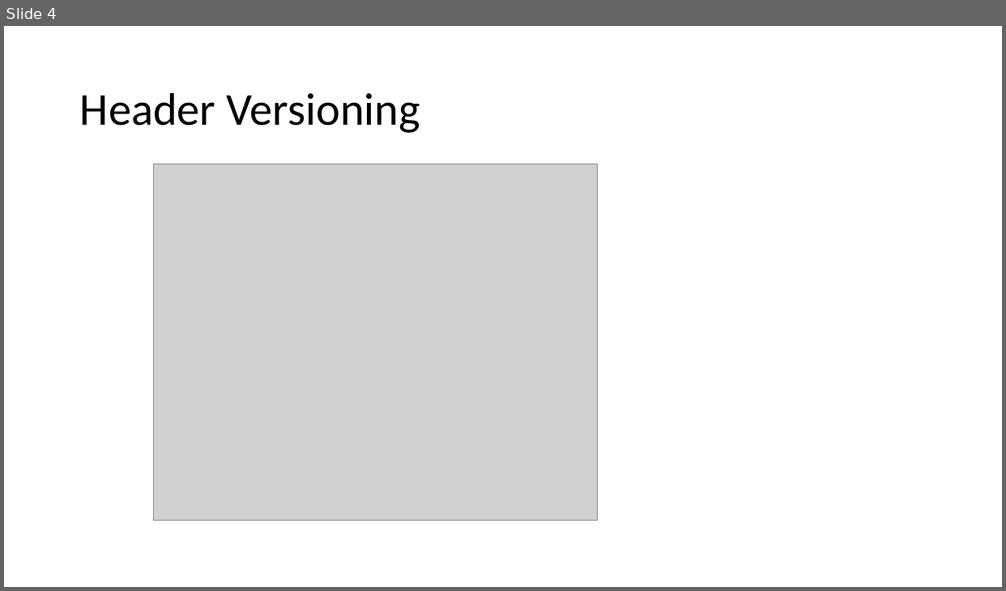
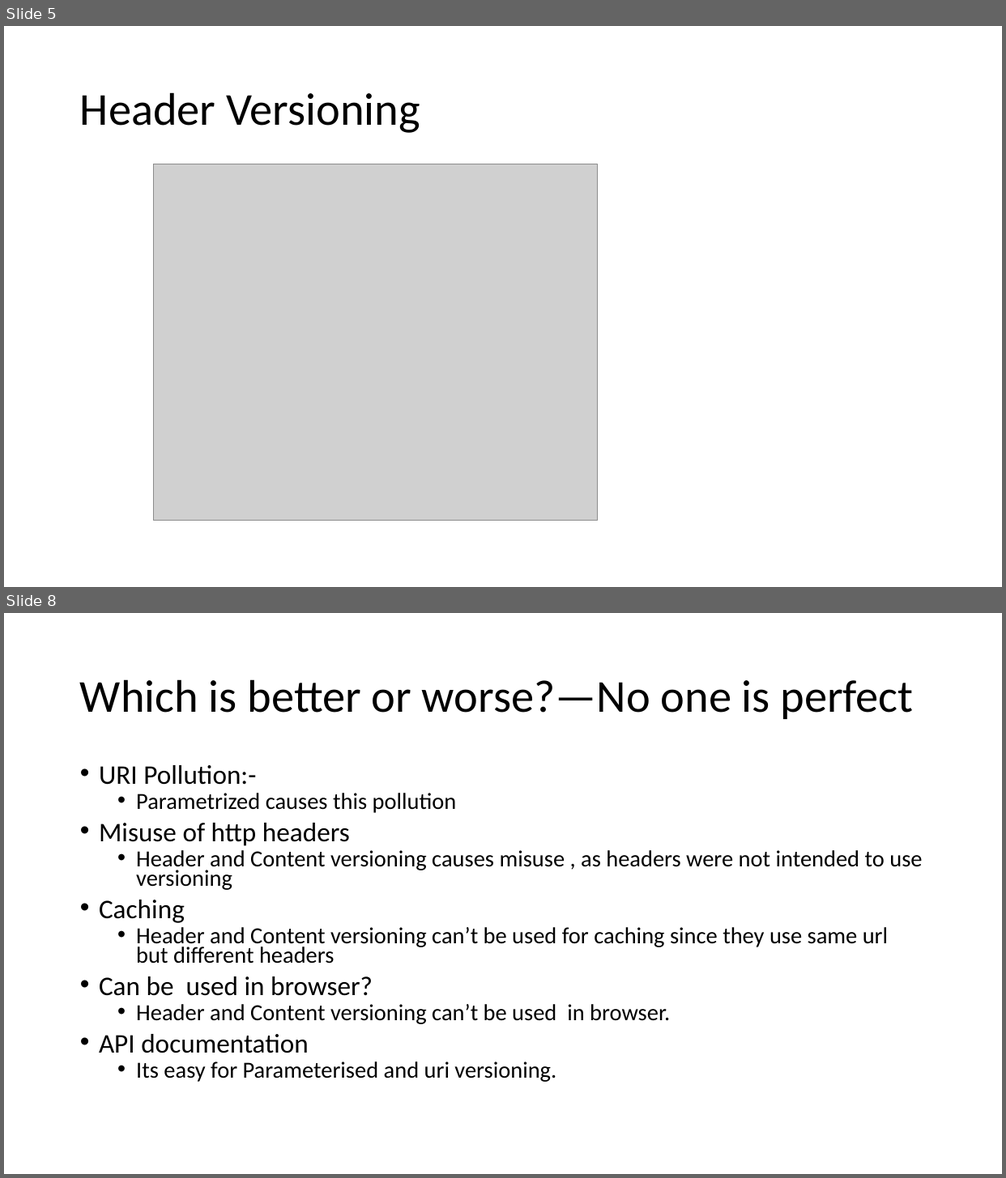
Before and after one commit to aroranishant8/JavaNotes, a slide deck: MicroService Course/3.RestFulWSCreation/15.VersioningRestApi.pptx. Shown one above the other, each under a label of ours: slide 4 before the commit, slides 5 and 8 after it; the slides between them are not shown. The pictures are 1006x591 and 1006x1178 pixels, drawn with LibreOffice and Linux fonts; fonts in the diff are those of the drawing; grey boxes stand for pictures. Boxes give left, top, right and bottom in pixels: in the first picture for what was removed or moved away, otherwise in the second. Text is boxed around its words. In the diff, an @@ line names an element or a change of style, - is before the commit and + after.

```diff
--- a/MicroService Course/3.RestFulWSCreation/15.VersioningRestApi.pptx
+++ b/MicroService Course/3.RestFulWSCreation/15.VersioningRestApi.pptx
@@ slide 8 added at <box>4,613,1002,1174</box>, background #FFFFFF @@
@@ title added at <box>80,679,914,719</box>, 44 pt, text #000000 @@
+Which is better or worse?—No one is perfect
@@ text added at <box>99,765,922,1082</box>, 22.2 pt, text #000000 @@
+• URI Pollution:-
+  • Parametrized causes this pollution
+• Misuse of http headers
+  • Header and Content versioning causes misuse , as headers were not intended to use versioning
+• Caching
+  • Header and Content versioning can’t be used for caching since they use same url but different headers
+• Can be used in browser?
+  • Header and Content versioning can’t be used in browser.
+• API documentation
+  • Its easy for Parameterised and uri versioning.
@@ what was slide 4 is now slide 5 @@
```
Also in this commit, not shown: 3 other slides added, 1 slide removed.
